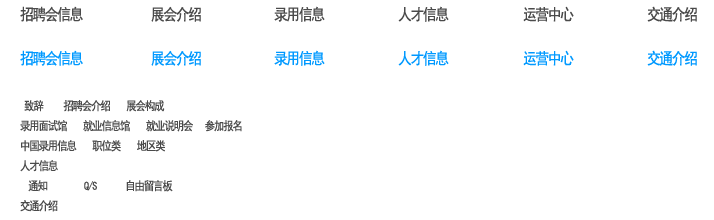
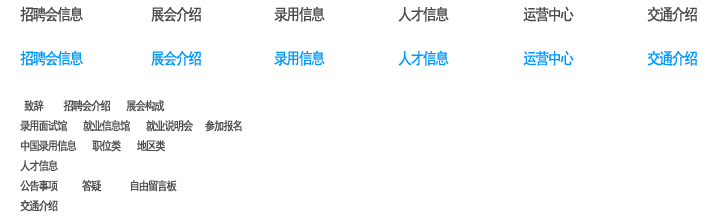
Comparing the layer stacks of the two (714, 220) images. Changes:
painted on "致辞 招聘会介绍 展会构成 录用面试馆 就业信息馆 就业说明会 参加报名 中国录用信息" over [20, 180, 177, 192]
